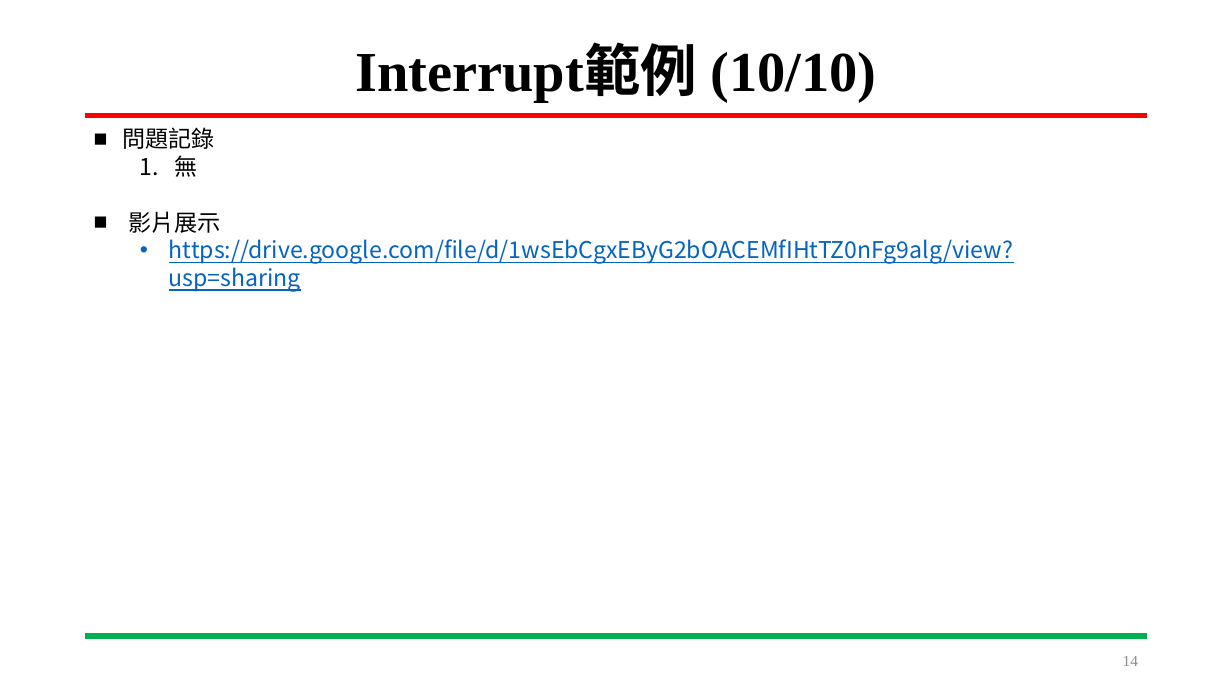
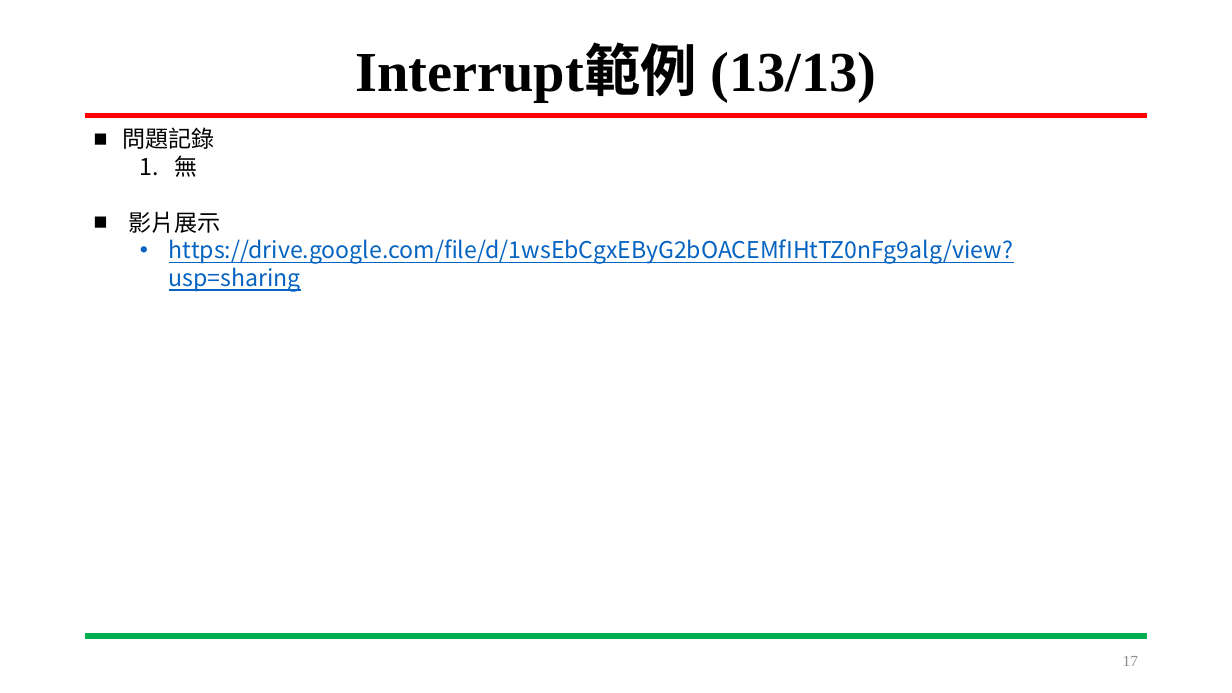
Before and after one commit to LIAO-YANXIANG/SYSTEM-ON-CHIP-DESIGN, a slide deck: slide 17 of DevelopmentLog/Pingpong.pptx (slide 14 before the commit). Drawn at 1232x693 pixels with LibreOffice and Linux fonts; fonts in the diff are those of the drawing. Boxes give left, top, right and bottom in pixels: in the first picture for what was removed or moved away, otherwise in the second. Text is boxed around its words. In the diff, an @@ line names an element or a change of style, - is before the commit and + after.

```diff
--- a/DevelopmentLog/Pingpong.pptx
+++ b/DevelopmentLog/Pingpong.pptx
@@ title at [355, 47, 876, 102]: text changed @@
-Interrupt範例 (10/10)
+Interrupt範例 (13/13)
@@ page number at [1123, 656, 1138, 666]: text changed @@
-14
+17
```
Also in this commit, not shown: 9 other slides changed, 4 slides added.
